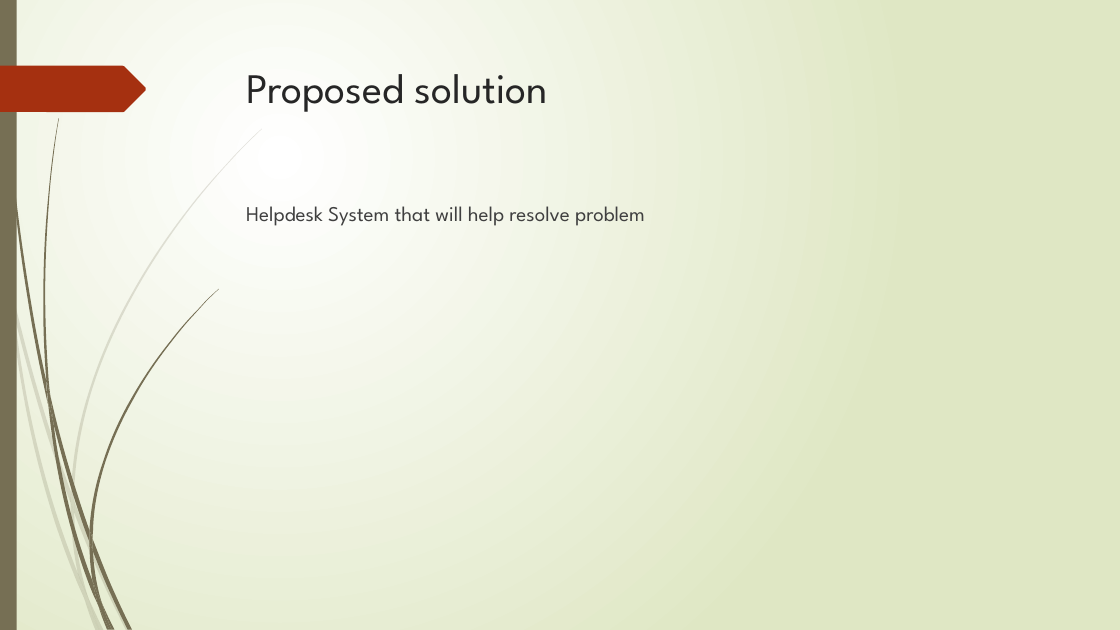
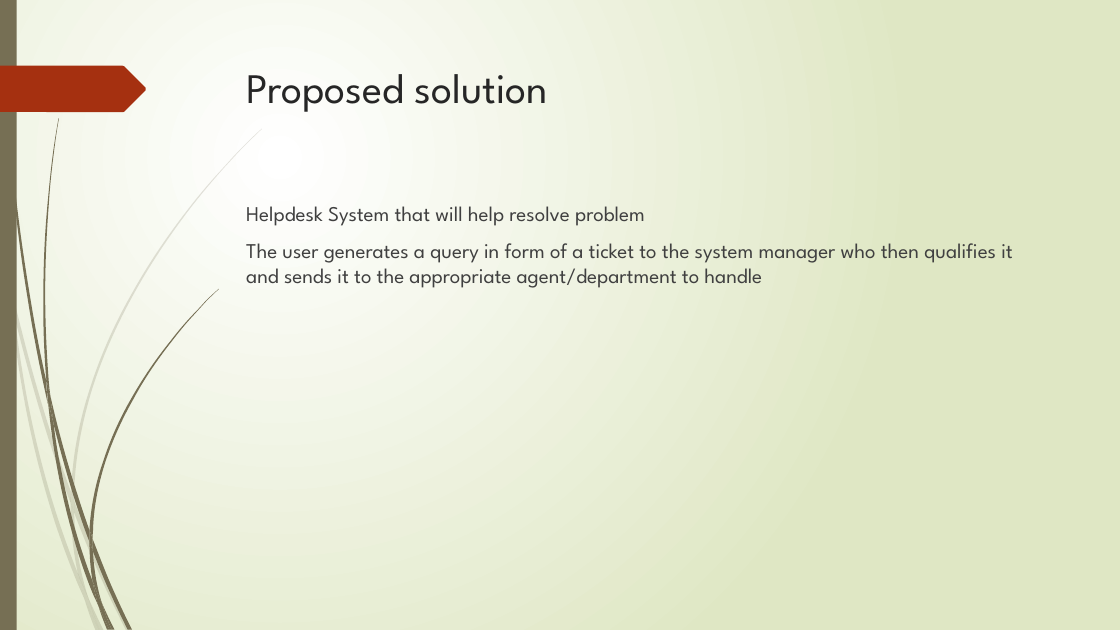
Before and after one commit to pierre-ngb/miu-helpdesk, a slide deck: slide 4 of MIU Helpdesk.pptx (slide 3 before the commit). Drawn at 1120x630 pixels with LibreOffice and Linux fonts; fonts in the diff are those of the drawing. Boxes give left, top, right and bottom in pixels: in the first picture for what was removed or moved away, otherwise in the second. Text is boxed around its words. In the diff, an @@ line names an element or a change of style, - is before the commit and + after.

```diff
--- a/MIU Helpdesk.pptx
+++ b/MIU Helpdesk.pptx
@@ text at [246, 243, 1013, 288]: paragraph added @@
+The user generates a query in form of a ticket to the system manager who then qualifies it and sends it to the appropriate agent/department to handle
```
Also in this commit, not shown: 1 other slide changed, 2 slides added, 1 slide removed.
